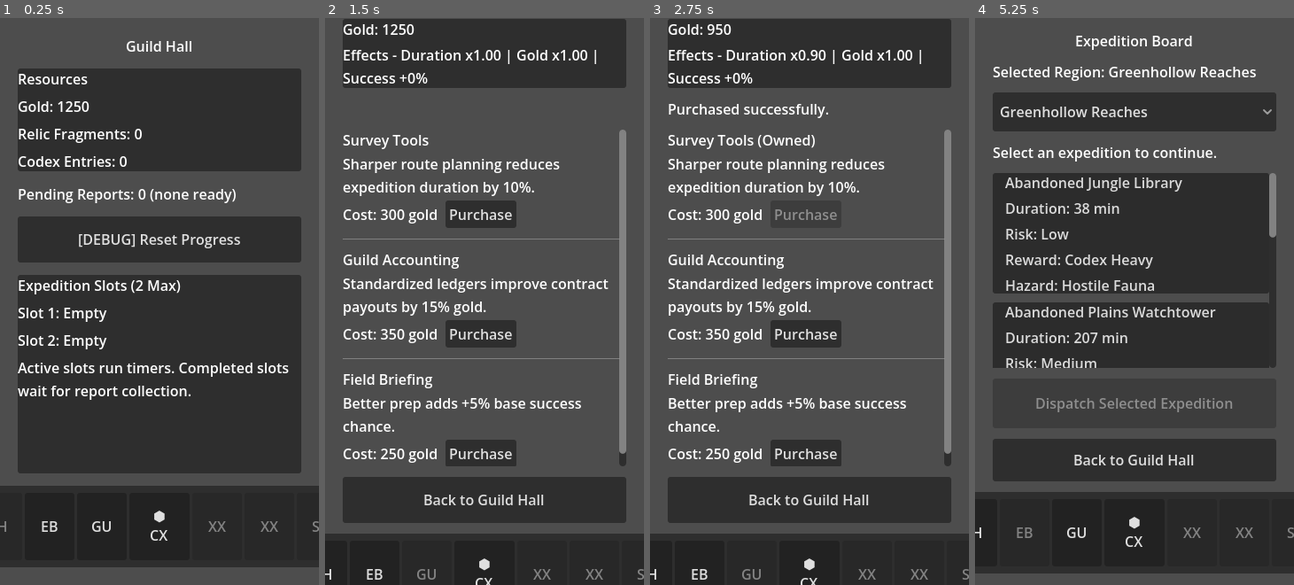
Above: before the commit, frames 1-4 (left to right).
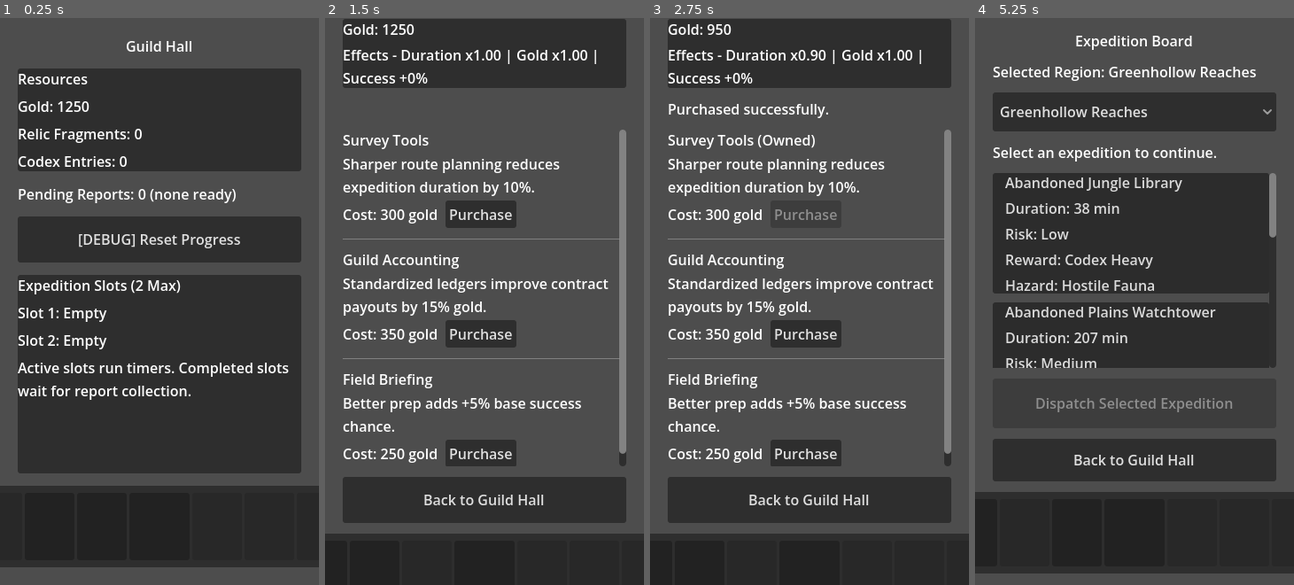
Above: after the commit, the same moments.

Repository: Navandis/expedition-guild-idle
Game: Godot game, scene res://scenes/main/Main.tscn
Same seed, same stepped clock (60 frames per second), same inputs: the game is played once before the commit and once after it.
Inputs (mouse positions are in pixels of both pictures, inside the frame that each line leads up to):
- Up to frame 1 (0.25 s): no input
- Up to frame 2 (1.5 s): click (376, 528) at 0.5 s; click (427, 533) at 1.25 s
- Up to frame 3 (2.75 s): click "Purchase" at 2 s
- Up to frame 4 (5.25 s): click "Purchase" at 2.75 s; click "Purchase" at 3.5 s; click (1134, 573) at 4.25 s; click (1026, 556) at 5 s

The runs differ from the first frame. In frame 1, 0.4% of the frame differs, in the area x 0-100%, y 86-93%; in frame 2, 0.3%; in frame 3, 0.3%; in frame 4, 0.4%.

Commit message:
Replace bottom nav labels with scalable icon nodes

Diff:
--- a/scenes/components/BottomNavBar.tscn
+++ b/scenes/components/BottomNavBar.tscn
@@ -1,6 +1,13 @@
 [gd_scene format=3 uid="uid://dxy77rjcxh2v2"]
 
 [ext_resource type="Script" path="res://scripts/ui/BottomNavBar.gd" id="1_nav"]
+[ext_resource type="Texture2D" path="res://assets/UI/NavBar/guild_hall.png" id="2_gh_icon"]
+[ext_resource type="Texture2D" path="res://assets/UI/NavBar/expedition_board.png" id="3_eb_icon"]
+[ext_resource type="Texture2D" path="res://assets/UI/NavBar/guild_upgrades.png" id="4_gu_icon"]
+[ext_resource type="Texture2D" path="res://assets/UI/NavBar/codex.png" id="5_cx_icon"]
+[ext_resource type="Texture2D" path="res://assets/UI/NavBar/XX_1.png" id="6_xx_left_icon"]
+[ext_resource type="Texture2D" path="res://assets/UI/NavBar/XX_2.png" id="7_xx_right_icon"]
+[ext_resource type="Texture2D" path="res://assets/UI/NavBar/shop.png" id="8_shop_icon"]
 
 [node name="BottomNavBar" type="Control"]
 custom_minimum_size = Vector2(0, 92)
@@ -33,45 +40,185 @@
 
 [node name="GHButton" type="Button" parent="Panel/Margin/ButtonsRow"]
 custom_minimum_size = Vector2(56, 56)
-layout_mode = 2
-size_flags_horizontal = 3
-text = "GH"
+clip_contents = true
+layout_mode = 2
+size_flags_horizontal = 3
+
+[node name="IconMargin" type="MarginContainer" parent="Panel/Margin/ButtonsRow/GHButton"]
+layout_mode = 1
+anchors_preset = 15
+anchor_right = 1.0
+anchor_bottom = 1.0
+grow_horizontal = 2
+grow_vertical = 2
+theme_override_constants/margin_left = 6
+theme_override_constants/margin_top = 6
+theme_override_constants/margin_right = 6
+theme_override_constants/margin_bottom = 6
+
+[node name="Icon" type="TextureRect" parent="Panel/Margin/ButtonsRow/GHButton/IconMargin"]
+layout_mode = 2
+size_flags_horizontal = 4
+size_flags_vertical = 4
+texture = ExtResource("2_gh_icon")
+expand_mode = 1
+stretch_mode = 5
 
 [node name="EBButton" type="Button" parent="Panel/Margin/ButtonsRow"]
 custom_minimum_size = Vector2(56, 56)
-layout_mode = 2
-size_flags_horizontal = 3
-text = "EB"
+clip_contents = true
+layout_mode = 2
+size_flags_horizontal = 3
+
+[node name="IconMargin" type="MarginContainer" parent="Panel/Margin/ButtonsRow/EBButton"]
+layout_mode = 1
+anchors_preset = 15
+anchor_right = 1.0
+anchor_bottom = 1.0
+grow_horizontal = 2
+grow_vertical = 2
+theme_override_constants/margin_left = 6
+theme_override_constants/margin_top = 6
+theme_override_constants/margin_right = 6
+theme_override_constants/margin_bottom = 6
+
+[node name="Icon" type="TextureRect" parent="Panel/Margin/ButtonsRow/EBButton/IconMargin"]
+layout_mode = 2
+size_flags_horizontal = 4
+size_flags_vertical = 4
+texture = ExtResource("3_eb_icon")
+expand_mode = 1
+stretch_mode = 5
 
 [node name="GUButton" type="Button" parent="Panel/Margin/ButtonsRow"]
 custom_minimum_size = Vector2(56, 56)
-layout_mode = 2
-size_flags_horizontal = 3
-text = "GU"
+clip_contents = true
+layout_mode = 2
+size_flags_horizontal = 3
+
+[node name="IconMargin" type="MarginContainer" parent="Panel/Margin/ButtonsRow/GUButton"]
+layout_mode = 1
+anchors_preset = 15
+anchor_right = 1.0
+anchor_bottom = 1.0
+grow_horizontal = 2
+grow_vertical = 2
+theme_override_constants/margin_left = 6
+theme_override_constants/margin_top = 6
+theme_override_constants/margin_right = 6
+theme_override_constants/margin_bottom = 6
+
+[node name="Icon" type="TextureRect" parent="Panel/Margin/ButtonsRow/GUButton/IconMargin"]
+layout_mode = 2
+size_flags_horizontal = 4
+size_flags_vertical = 4
+texture = ExtResource("4_gu_icon")
+expand_mode = 1
+stretch_mode = 5
 
 [node name="CXButton" type="Button" parent="Panel/Margin/ButtonsRow"]
 custom_minimum_size = Vector2(72, 72)
-layout_mode = 2
-size_flags_horizontal = 3
-text = "⬢\nCX"
+clip_contents = true
+layout_mode = 2
+size_flags_horizontal = 3
+
+[node name="IconMargin" type="MarginContainer" parent="Panel/Margin/ButtonsRow/CXButton"]
+layout_mode = 1
+anchors_preset = 15
+anchor_right = 1.0
+anchor_bottom = 1.0
+grow_horizontal = 2
+grow_vertical = 2
+theme_override_constants/margin_left = 6
+theme_override_constants/margin_top = 6
+theme_override_constants/margin_right = 6
+theme_override_constants/margin_bottom = 6
+
+[node name="Icon" type="TextureRect" parent="Panel/Margin/ButtonsRow/CXButton/IconMargin"]
+layout_mode = 2
+size_flags_horizontal = 4
+size_flags_vertical = 4
+texture = ExtResource("5_cx_icon")
+expand_mode = 1
+stretch_mode = 5
 
 [node name="XXButtonLeft" type="Button" parent="Panel/Margin/ButtonsRow"]
 custom_minimum_size = Vector2(56, 56)
+clip_contents = true
 layout_mode = 2
 size_flags_horizontal = 3
 disabled = true
-text = "XX"
+
+[node name="IconMargin" type="MarginContainer" parent="Panel/Margin/ButtonsRow/XXButtonLeft"]
+layout_mode = 1
+anchors_preset = 15
+anchor_right = 1.0
+anchor_bottom = 1.0
+grow_horizontal = 2
+grow_vertical = 2
+theme_override_constants/margin_left = 6
+theme_override_constants/margin_top = 6
+theme_override_constants/margin_right = 6
+theme_override_constants/margin_bottom = 6
+
+[node name="Icon" type="TextureRect" parent="Panel/Margin/ButtonsRow/XXButtonLeft/IconMargin"]
+layout_mode = 2
+size_flags_horizontal = 4
+size_flags_vertical = 4
+texture = ExtResource("6_xx_left_icon")
+expand_mode = 1
+stretch_mode = 5
 
 [node name="XXButtonRight" type="Button" parent="Panel/Margin/ButtonsRow"]
 custom_minimum_size = Vector2(56, 56)
+clip_contents = true
 layout_mode = 2
 size_flags_horizontal = 3
 disabled = true
-text = "XX"
+
+[node name="IconMargin" type="MarginContainer" parent="Panel/Margin/ButtonsRow/XXButtonRight"]
+layout_mode = 1
+anchors_preset = 15
+anchor_right = 1.0
+anchor_bottom = 1.0
+grow_horizontal = 2
+grow_vertical = 2
+theme_override_constants/margin_left = 6
+theme_override_constants/margin_top = 6
+theme_override_constants/margin_right = 6
+theme_override_constants/margin_bottom = 6
+
+[node name="Icon" type="TextureRect" parent="Panel/Margin/ButtonsRow/XXButtonRight/IconMargin"]
+layout_mode = 2
+size_flags_horizontal = 4
+size_flags_vertical = 4
+texture = ExtResource("7_xx_right_icon")
+expand_mode = 1
+stretch_mode = 5
 
 [node name="SHButton" type="Button" parent="Panel/Margin/ButtonsRow"]
 custom_minimum_size = Vector2(56, 56)
+clip_contents = true
 layout_mode = 2
 size_flags_horizontal = 3
 disabled = true
-text = "SH"
+
+[node name="IconMargin" type="MarginContainer" parent="Panel/Margin/ButtonsRow/SHButton"]
+layout_mode = 1
+anchors_preset = 15
+anchor_right = 1.0
+anchor_bottom = 1.0
+grow_horizontal = 2
+grow_vertical = 2
+theme_override_constants/margin_left = 6
+theme_override_constants/margin_top = 6
+theme_override_constants/margin_right = 6
+theme_override_constants/margin_bottom = 6
+
+[node name="Icon" type="TextureRect" parent="Panel/Margin/ButtonsRow/SHButton/IconMargin"]
+layout_mode = 2
+size_flags_horizontal = 4
+size_flags_vertical = 4
+texture = ExtResource("8_shop_icon")
+expand_mode = 1
+stretch_mode = 5
--- a/scripts/ui/BottomNavBar.gd
+++ b/scripts/ui/BottomNavBar.gd
@@ -3,7 +3,10 @@
 
 # File: BottomNavBar.gd
 # Shared bottom navigation row used by major in-scope screens.
-# This keeps screen-to-screen navigation in one place and clearly marks
+# Text labels were intentionally removed from the scene buttons and replaced
+# with icon TextureRect children so label text no longer forces extra width
+# on smaller/mobile screens.
+# This script keeps screen-to-screen navigation in one place and clearly marks
 # which buttons are active routes versus placeholder slots.
 # It also recalculates button size on resize so the full bar stays usable
 # on narrow/mobile widths without adding internal scrolling.
@@ -74,6 +77,8 @@
 	]
 
 	# Keep side buttons square while scaling all seven buttons to fit width.
+	# Each button has a TextureRect child icon in the scene so icon sizing is
+	# decoupled from click behavior and can safely scale inside button bounds.
 	# The center Codex button stays larger/highlighted via a small bonus size.
 	var separation: int = _buttons_row.get_theme_constant("separation")
 	var center_bonus: float = 12.0
